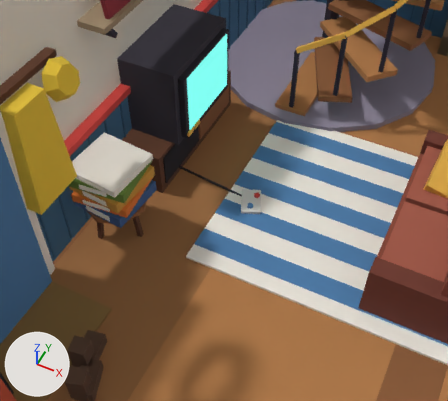
Renders of the glTF model public/models/lighthouse.glb from each side of a commit.
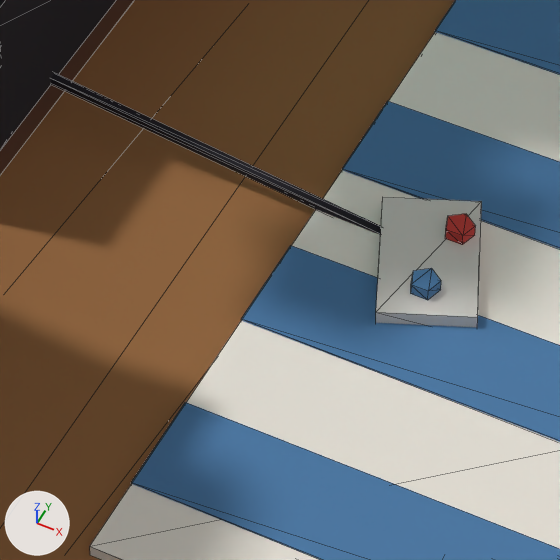
Each version is shown from a 50 mm lens placed at (-2.055, -4.781, 5.373), pointed at (-4.136, -0.62, 0.171), then close up on the part from 38% to 62% of the width and 38% to 65% of the height. Arrows for +X, +Y and +Z are at lower left; the lights stay in place. The last two pictures show the newer version. The close-ups show mesh edges as thin lines. Where no turn or scale is listed for an object, it has been applied to the vertices.

The scene before the commit, as lines of its bpy script (objects in view):
```python
ob_lounge = bpy.data.objects.new('lounge', me_lounge)
ob_lounge.location = (0.0, 0.0, 0.0)
ob_room = bpy.data.objects.new('room', me_room)
ob_room.location = (0.0, 0.0, 0.0)
ob_tv_cabinet = bpy.data.objects.new('tv_cabinet', me_tv_cabinet)
ob_tv_cabinet.location = (0.0, 0.0, 0.0)
```
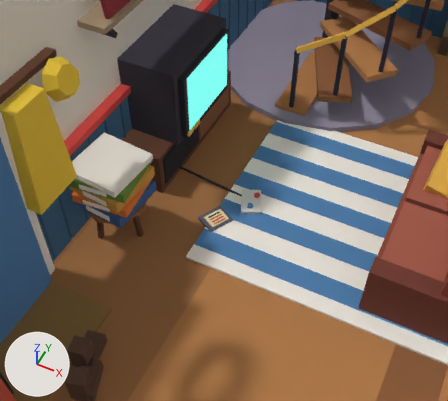
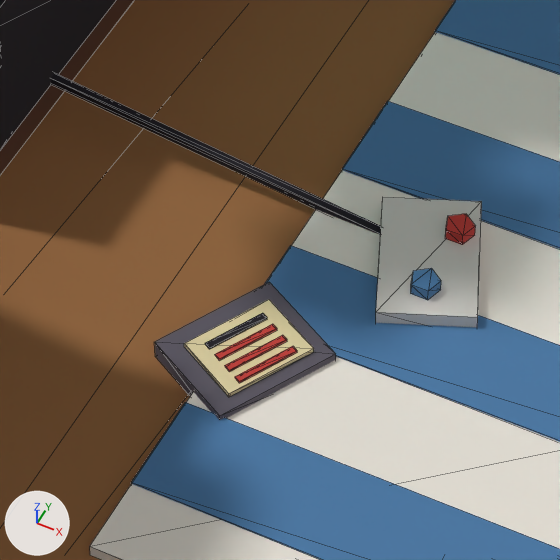
The change, as JSON lines over the scene's bpy script:
```json
{"op": "add", "block": "mat_c_e6d7a8", "code": ["mat_c_e6d7a8 = principled_material('c_e6d7a8')", "mat_c_e6d7a8.base_color = (0.791, 0.68, 0.392)  # beige #e6d7a8", "mat_c_e6d7a8.roughness = 1.0"]}
{"op": "add", "block": "me_cartridge", "code": ["me_cartridge = bpy.data.meshes.new('cartridge')", "me_cartridge.from_pydata(...)  # 48 vertices, 72 faces; spans x -4.332..-3.968, y -0.992..-0.608, z 0.0..0.066", "# faces by material slot: [12, 12, 36, 12]", "me_cartridge.materials.append(mat_c_5f5a66)  # dark grey #5f5a66", "me_cartridge.materials.append(mat_c_e6d7a8)  # beige #e6d7a8", "me_cartridge.materials.append(mat_c_c8403a)  # red #c8403a", "me_cartridge.materials.append(mat_c_1d1a24)  # black #1d1a24"]}
{"op": "add", "block": "ob_cartridge_001", "code": ["ob_cartridge_001 = bpy.data.objects.new('cartridge.001', me_cartridge)", "ob_cartridge_001.location = (0.0, 0.0, 0.0)"]}
```

Changed parts and their boxes (x1, y1, x2, y2) in the close-ups (560 x 560 px):
```json
{"object": "cartridge.001", "change": "added", "after": [155, 282, 336, 420], "faces in mat_c_5f5a66 (dark grey #5f5a66)": [155, 282, 336, 420], "faces in mat_c_e6d7a8 (beige #e6d7a8)": [184, 299, 314, 397], "faces in mat_c_c8403a (red #c8403a)": [215, 324, 297, 383], "faces in mat_c_1d1a24 (black #1d1a24)": [205, 313, 267, 349]}
```
